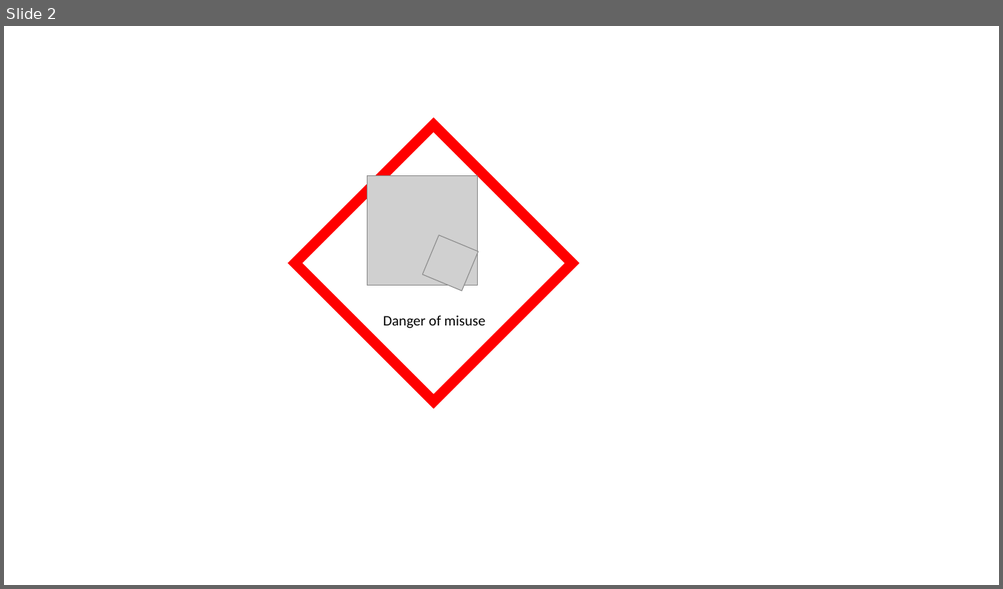
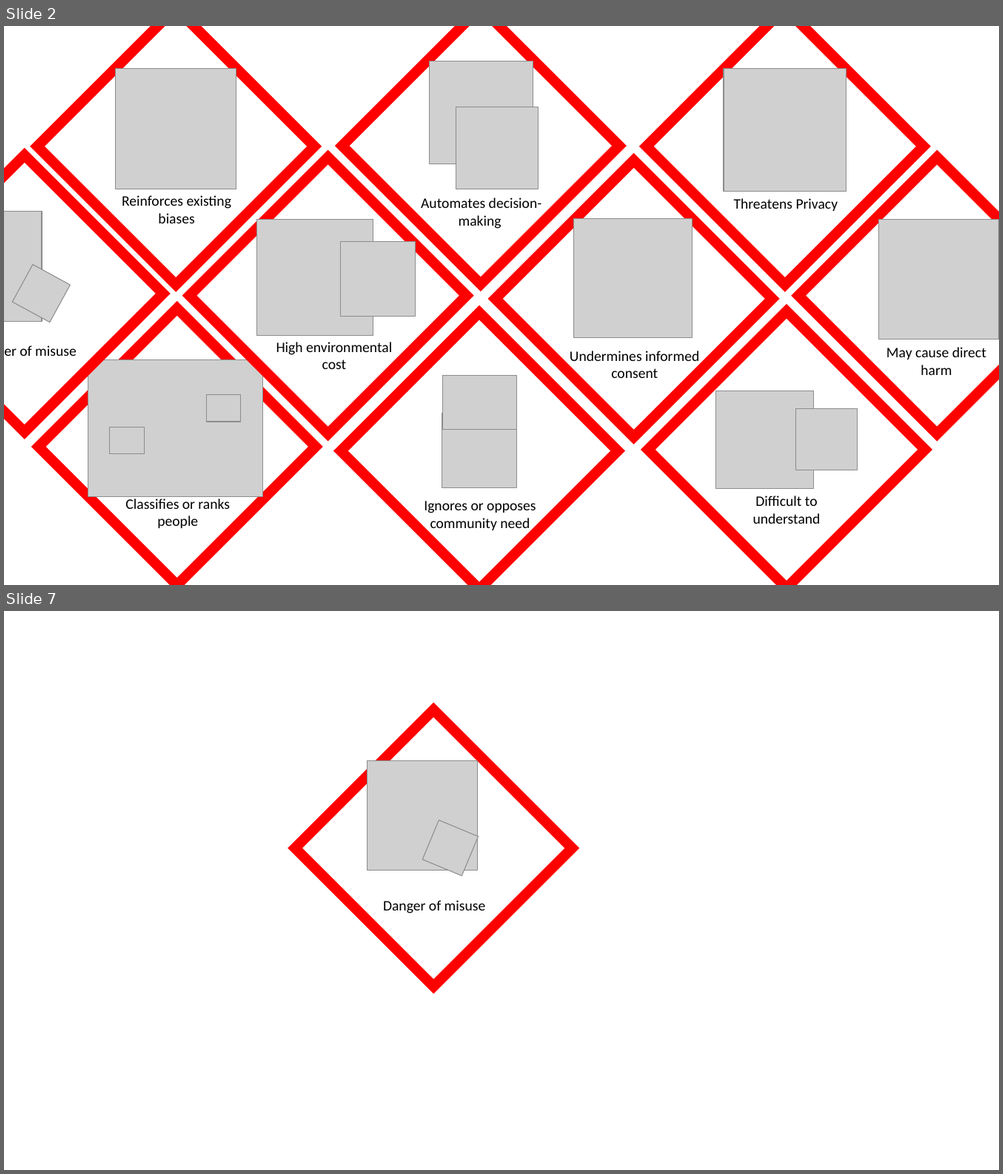
Before and after one commit to very-good-science/data-hazards, a slide deck: images/hazards.pptx. Shown one above the other, each under a label of ours: slide 2 before the commit, slides 2 and 7 after it; the slides between them are not shown. The pictures are 1003x589 and 1003x1174 pixels, drawn with LibreOffice and Linux fonts; fonts in the diff are those of the drawing; grey boxes stand for pictures. Boxes give left, top, right and bottom in pixels: in the first picture for what was removed or moved away, otherwise in the second. Text is boxed around its words. In the diff, an @@ line names an element or a change of style, - is before the commit and + after.

```diff
--- a/images/hazards.pptx
+++ b/images/hazards.pptx
@@ slide 2 added at <box>4,26,999,585</box>, background #FFFFFF @@
@@ diamond added at <box>37,26,314,285</box>, fill #FFFFFF, outline #FF0000 10 pt @@
@@ diamond added at <box>646,26,923,285</box>, fill #FFFFFF, outline #FF0000 10 pt @@
@@ picture added at <box>116,68,236,189</box> @@
@@ picture added at <box>723,68,846,192</box> @@
@@ group added at <box>342,26,619,284</box>: 2 pictures, 1 diamond, 1 text @@
+Automates decision-making
@@ diamond added at <box>799,157,999,434</box>, fill #FFFFFF, outline #FF0000 10 pt @@
@@ diamond added at <box>495,160,771,437</box>, fill #FFFFFF, outline #FF0000 10 pt @@
@@ text added at <box>122,195,231,224</box>, 14 pt, text #000000 @@
+Reinforces existing biases
@@ text added at <box>734,198,838,211</box>, 14 pt, text #000000 @@
+Threatens Privacy
@@ picture added at <box>573,219,692,338</box> @@
@@ picture added at <box>879,219,998,338</box> @@
@@ group added at <box>190,157,466,434</box>: 2 pictures, 1 diamond, 1 text @@
+High environmental cost
@@ group added at <box>4,155,163,432</box>: 2 pictures, 1 diamond, 1 text @@
+Danger of misuse
@@ text added at <box>569,351,699,378</box>, 14 pt, text #000000 @@
+Undermines informed
+consent
@@ text added at <box>886,347,986,375</box>, 14 pt, text #000000 @@
+May cause direct harm
@@ group added at <box>341,313,617,585</box>: 2 pictures, 1 diamond, 1 text @@
+Ignores or opposes community need
@@ group added at <box>648,312,925,585</box>: 2 pictures, 1 diamond, 1 text @@
+Difficult to understand
@@ group added at <box>38,309,315,585</box>: 3 pictures, 1 diamond, 1 text @@
+Classifies or ranks people
@@ what was slide 2 is now slide 7 @@
```
Also in this commit, not shown: 1 slide changed, 4 other slides added, 8 other files.
